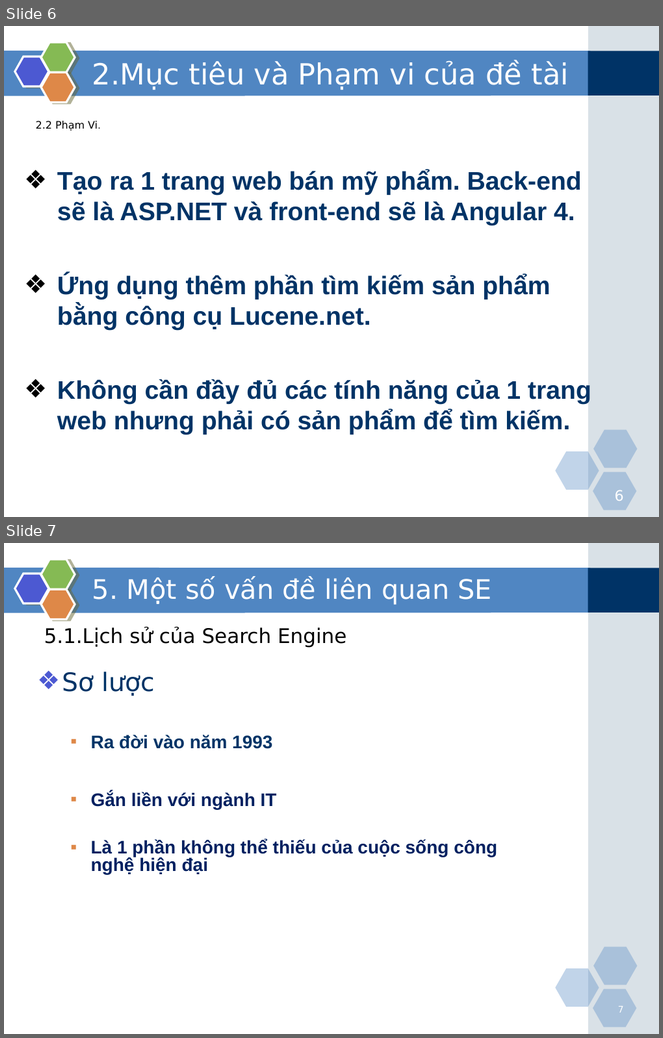
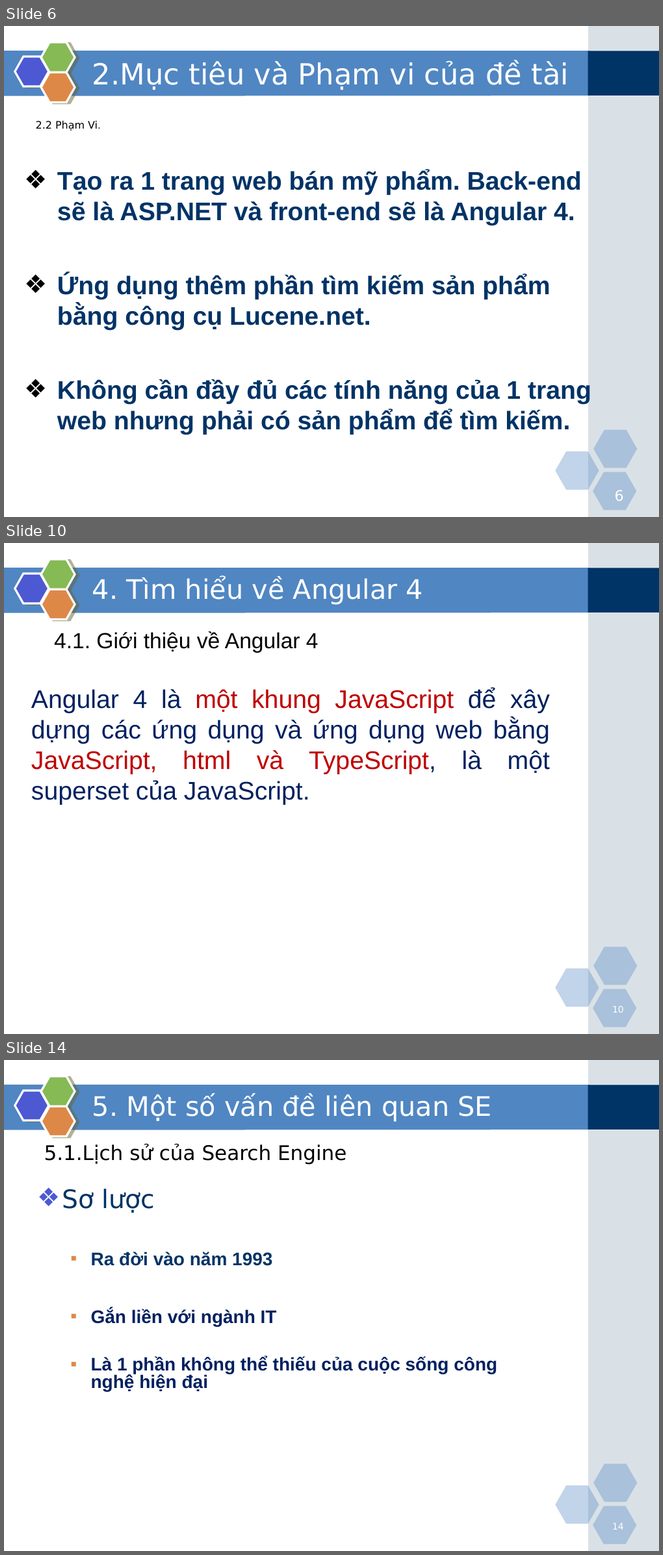
Before and after one commit to VuongVanHau/TLCN2018, a slide deck: Dec_30/ASPNET_Angular_Lucene_Thịnh_Hậu.ppt. Shown one above the other, each under a label of ours: slides 6 and 7 before the commit, slides 6, 10 and 14 after it; the slides between them are not shown. The pictures are 663x1038 and 663x1555 pixels, drawn with LibreOffice and Linux fonts; fonts in the diff are those of the drawing. Boxes give left, top, right and bottom in pixels: in the first picture for what was removed or moved away, otherwise in the second. Text is boxed around its words. In the diff, an @@ line names an element or a change of style, - is before the commit and + after.

```diff
--- a/Dec_30/ASPNET_Angular_Lucene_Thịnh_Hậu.ppt
+++ b/Dec_30/ASPNET_Angular_Lucene_Thịnh_Hậu.ppt
@@ slide 10 added at <box>4,543,659,1034</box>, background #FFFFFF; not listed: 9 template elements that a slide beside it also shows @@
@@ text added at <box>92,577,423,605</box>, 29.6 pt, text #FFFFFF @@
+4. Tìm hiểu về Angular 4
@@ text added at <box>54,631,319,653</box>, 24 pt, text #000000 @@
+    4.1. Giới thiệu về Angular 4
@@ text added at <box>31,688,550,805</box>, 28 pt, text #002060 @@
+Angular 4 là một khung JavaScript để xây dựng các ứng dụng và ứng dụng web bằng JavaScript, html và TypeScript, là một superset của JavaScript.
@@ page number added at <box>612,1006,624,1013</box>, 10 pt, text #FFFFFF @@
+10
@@ what was slide 7 is now slide 14 @@
@@ page number at <box>612,1523,624,1530</box>: text changed @@
-7
+14
```
Also in this commit, not shown: 1 slide changed, 6 other slides added, 1 other file.
